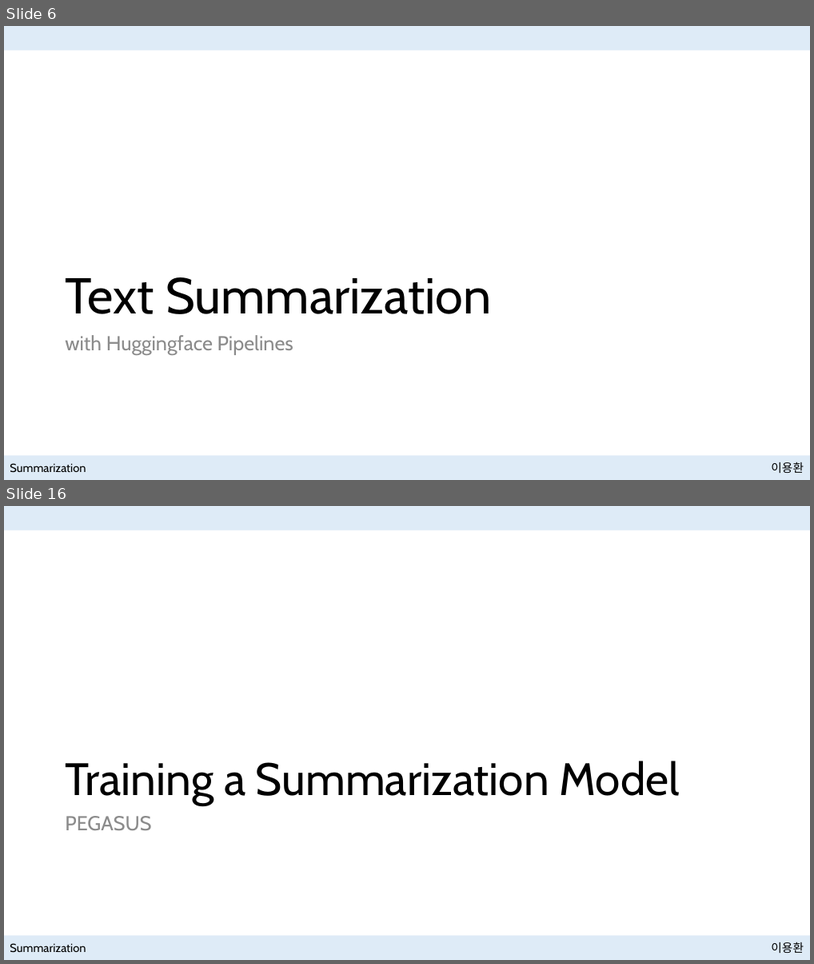
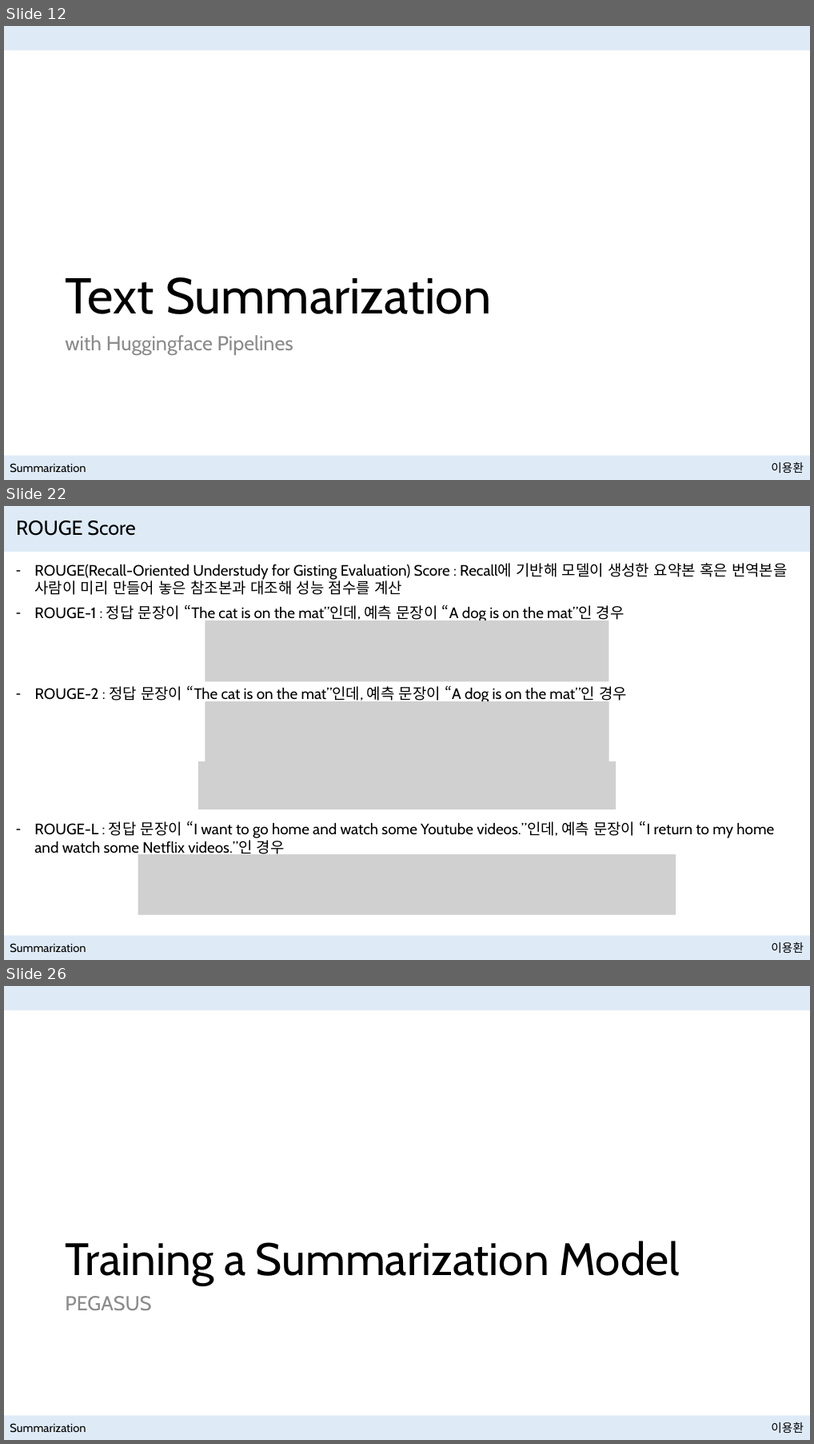
Before and after one commit to NewPlus/SeminarforNLP, a slide deck: Seminar/Book_Natural Language Processing with Transformers/Presentation files/Summarization with Hugging Face.pptx. Shown one above the other, each under a label of ours: slides 6 and 16 before the commit, slides 12, 22 and 26 after it; the slides between them are not shown. The pictures are 814x964 and 814x1444 pixels, drawn with LibreOffice and Linux fonts; fonts in the diff are those of the drawing; grey boxes stand for pictures. Boxes give left, top, right and bottom in pixels: in the first picture for what was removed or moved away, otherwise in the second. Text is boxed around its words. In the diff, an @@ line names an element or a change of style, - is before the commit and + after.

```diff
--- a/Seminar/Book_Natural Language Processing with Transformers/Presentation files/Summarization with Hugging Face.pptx
+++ b/Seminar/Book_Natural Language Processing with Transformers/Presentation files/Summarization with Hugging Face.pptx
@@ slide 22 added at [4, 506, 810, 960], background #FFFFFF; not listed: 2 template elements that a slide beside it also shows @@
@@ rectangle added at [4, 506, 810, 552], fill #DEEBF7 @@
@@ title added at [16, 520, 136, 536], 24 pt, text #000000 @@
+ROUGE Score
@@ text added at [34, 563, 788, 595], 18 pt, text #000000 @@
+– ROUGE(Recall-Oriented Understudy for Gisting Evaluation) Score : Recall에 기반해 모델이 생성한 요약본 혹은 번역본을 사람이 미리 만들어 놓은 참조본과 대조해 성능 점수를 계산
@@ text added at [34, 604, 625, 623], 18 pt, text #000000 @@
+– ROUGE-1 : 정답 문장이 “The cat is on the mat”인데, 예측 문장이 “A dog is on the mat”인 경우
@@ picture added at [205, 620, 609, 681] @@
@@ text added at [35, 685, 627, 704], 18 pt, text #000000 @@
+– ROUGE-2 : 정답 문장이 “The cat is on the mat”인데, 예측 문장이 “A dog is on the mat”인 경우
@@ picture added at [206, 701, 610, 764] @@
@@ picture added at [198, 761, 616, 810] @@
@@ text added at [34, 820, 774, 856], 18 pt, text #000000 @@
+– ROUGE-L : 정답 문장이 “I want to go home and watch some Youtube videos.”인데, 예측 문장이 “I return to my home and watch some Netflix videos.”인 경우
@@ picture added at [138, 855, 677, 915] @@
@@ text added at [10, 943, 86, 952], 14 pt, text #000000 @@
+Summarization
@@ what was slide 6 is now slide 12 @@
@@ what was slide 16 is now slide 26 @@
```
Also in this commit, not shown: 3 slides changed, 43 other slides added, 1 slide removed, 17 other files.
